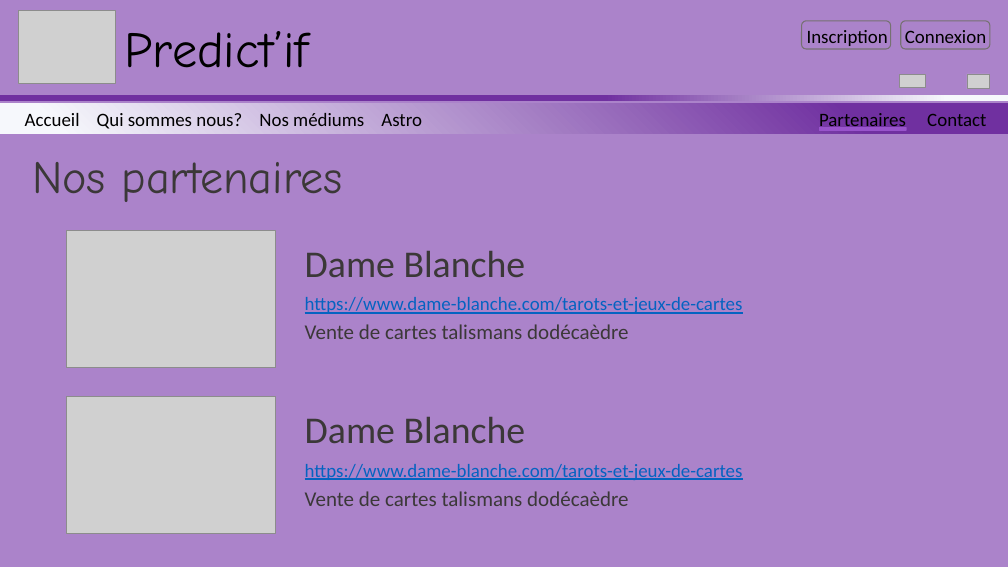
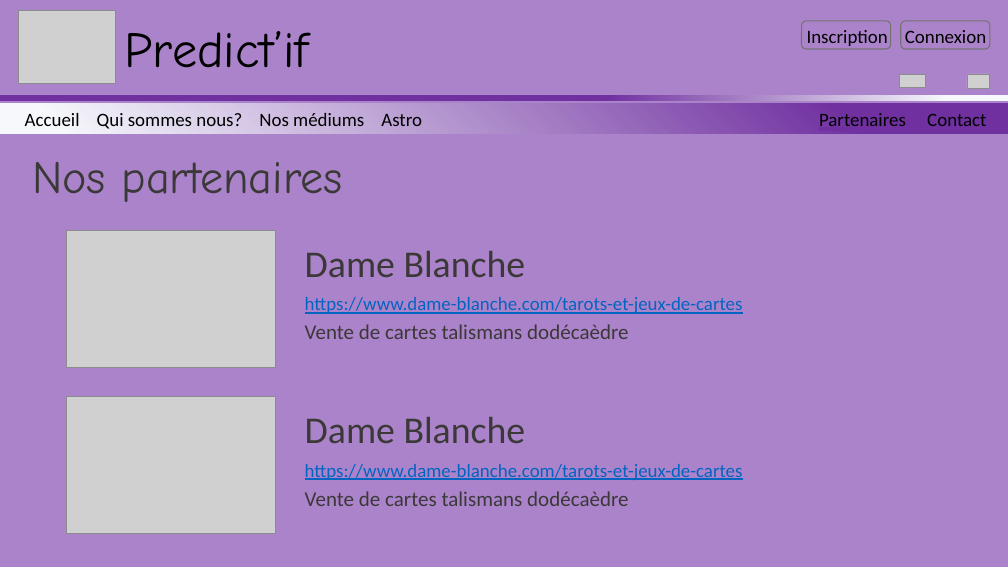
Before and after one commit to Sevla8/PredictIF, a slide deck: slide 5 of specifications/maquettes_IHM/maquette-html.pptx (slide 6 before the commit). Drawn at 1008x567 pixels with LibreOffice and Linux fonts; fonts in the diff are those of the drawing; grey boxes stand for pictures; background and template pictures are left out. Boxes give left, top, right and bottom in pixels: in the first picture for what was removed or moved away, otherwise in the second. Text is boxed around its words. In the diff, an @@ line names an element or a change of style, - is before the commit and + after.

```diff
--- a/specifications/maquettes_IHM/maquette-html.pptx
+++ b/specifications/maquettes_IHM/maquette-html.pptx
@@ rounded rectangle at (819, 127, 907, 131): fill #9954CC to #7130A2 @@
```
Also in this commit, not shown: 6 other slides changed, 1 slide added.
